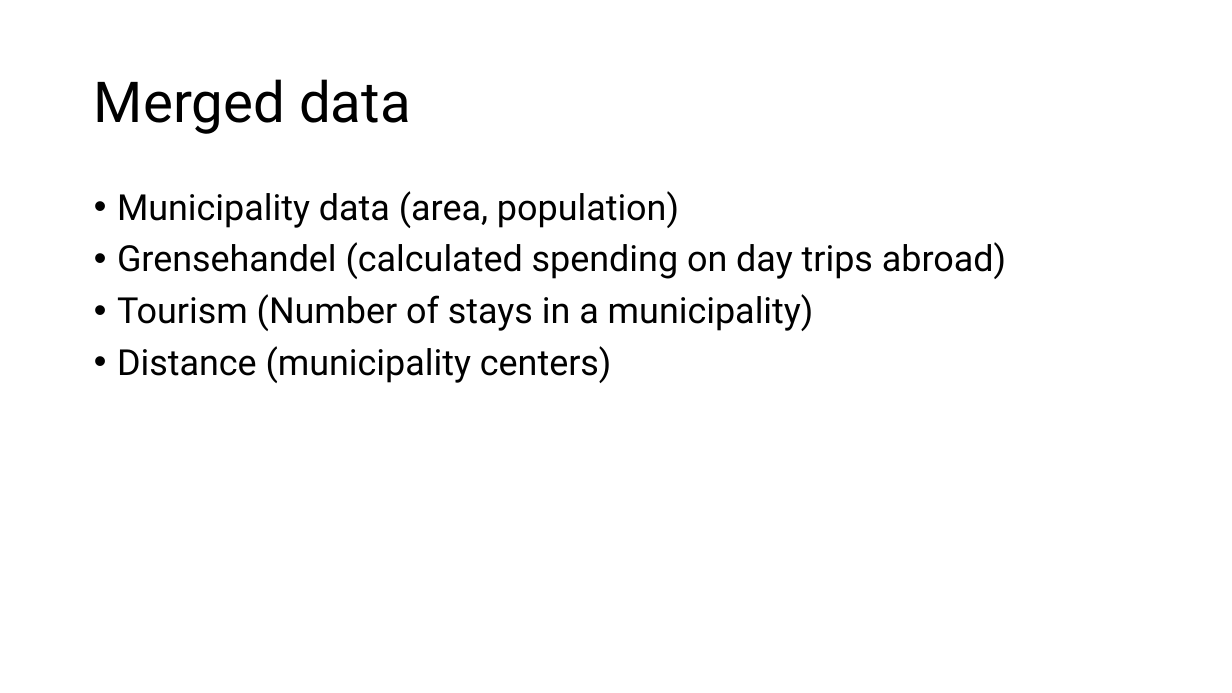
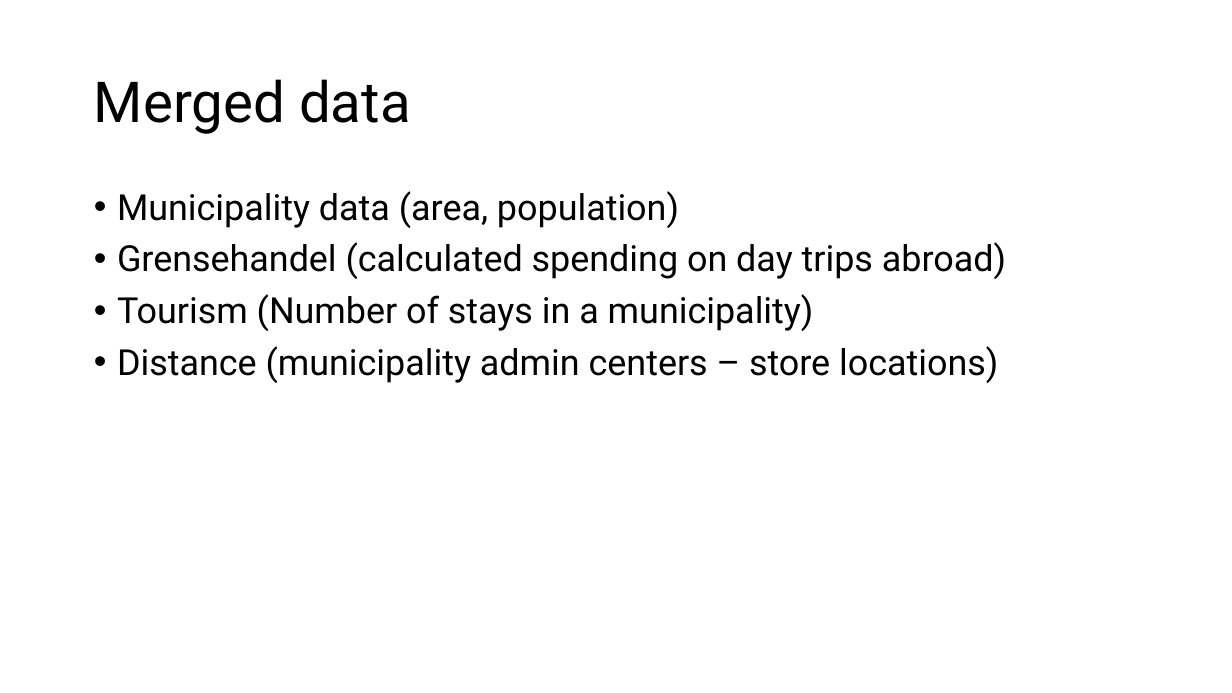
Before and after one commit to sanderseriksen/BAN440-Term-Paper, a slide deck: slide 5 of BAN440 – Term Paper Idea.pptx. Drawn at 1232x693 pixels with LibreOffice and Linux fonts; fonts in the diff are those of the drawing. Boxes give left, top, right and bottom in pixels: in the first picture for what was removed or moved away, otherwise in the second. Text is boxed around its words. In the diff, an @@ line names an element or a change of style, - is before the commit and + after.

Commit message:
added small changes

```diff
--- a/BAN440 – Term Paper Idea.pptx
+++ b/BAN440 – Term Paper Idea.pptx
@@ text at <box>117,346,998,383</box>: text changed @@
-• Distance (municipality centers)
+• Distance (municipality admin centers – store locations)
```
Also in this commit, not shown: 1 other slide changed.
